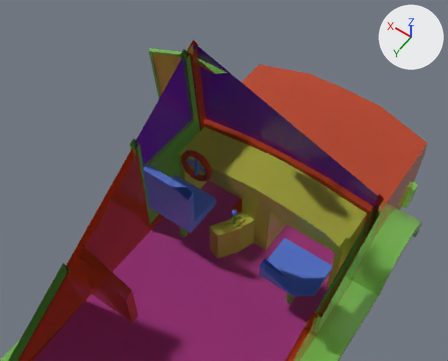
Before and after pictures for a commit that changed the FBX model Assets/02_Art/Meshes/Final/SM_Truck.fbx.
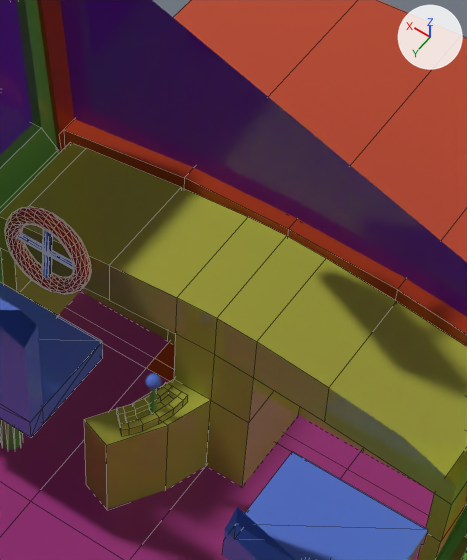
Each version is shown from a 50 mm lens placed at (-1.822, 0.94, 6.422), pointed at (0.335, -2.079, 1.677), then close up on the part from 40% to 77% of the width and 21% to 77% of the height. Arrows for +X, +Y and +Z are at upper right; the lights stay in place. The last two pictures show the newer version. The close-ups show mesh edges as thin lines. Everything nearer to the camera than a plane just in front of the edit is cut away. Where no turn or scale is listed for an object, it has been applied to the vertices.

The first close-up shows 'Door_Front_Left', 'Door_Front_Right', 'Front_Base', 'Left_Seat', 'Right_Seat', 'Steering_Wheel' and 1 more.
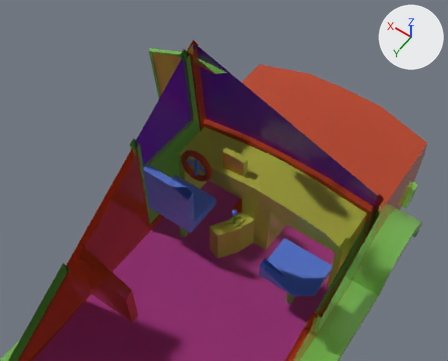
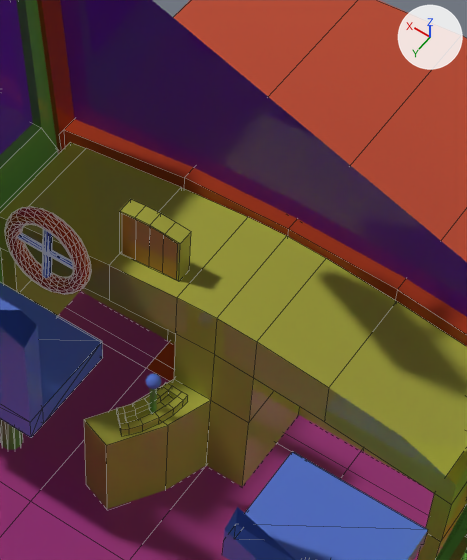
Commit message: [EDIT] SM_Truck

The change, as JSON lines over the scene's bpy script:
```json
{"op": "add", "block": "me_mesh_019", "code": ["me_mesh_019 = bpy.data.meshes.new('Mesh.019')", "me_mesh_019.from_pydata(...)  # 30 vertices, 28 faces; spans x -0.126..0.126, y -0.033..0.033, z -0.031..0.211", "# faces by material slot: [24, 4]", "me_mesh_019.materials.append(mat_material__16)  # yellow #bfc14b", "me_mesh_019.materials.append(mat_material__18)  # orange #ce963d"]}
{"op": "add", "block": "ob_box020", "code": ["ob_box020 = bpy.data.objects.new('Box020', me_mesh_019)", "ob_box020.location = (0.327, -2.251, 1.693)"]}
```

Pixel boxes [x1, y1, x2, y2] of what changed, in the close-ups (467 x 560 px):
```json
{"object": "Box020", "change": "added", "after": [120, 199, 191, 281], "faces in mat_material__18 (orange #ce963d)": [122, 214, 178, 279], "faces in mat_material__16 (yellow #bfc14b)": [120, 199, 191, 281]}
```
